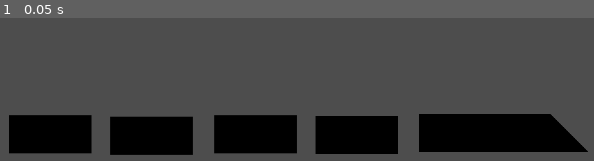
Above: before the commit, frame 1.
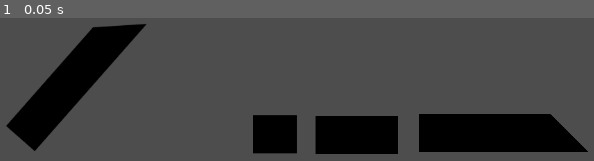
Above: after the commit, the same moment.

Repository: BoyVOL/Bronepoezd
Game: Godot game, scene res://node_2d.tscn
Two runs of this game, one before a commit and one after it. Both use one fixed random seed, a clock stepped at 60 frames per second and the inputs below.
Inputs:
- Up to frame 1 (0.05 s): no input

The runs differ from the first frame. In frame 1, 13% of the frame differs, in the area x 1-43%, y 4-96%.

Commit message:
Подготовка к новой ветке

Diff:
--- a/bronepoezd/node_2d.tscn
+++ b/bronepoezd/node_2d.tscn
@@ -1,7 +1,8 @@
-[gd_scene load_steps=3 format=3 uid="uid://cbvt8evvq6kyy"]
+[gd_scene load_steps=4 format=3 uid="uid://cbvt8evvq6kyy"]
 
 [ext_resource type="Texture2D" uid="uid://b1m5ec1v0smsy" path="res://Loco.bmp" id="1_0e48y"]
 [ext_resource type="Texture2D" uid="uid://dliu7vknq47sn" path="res://Short Vagon.bmp" id="2_epypp"]
+[ext_resource type="PackedScene" uid="uid://43fucttv7y8l" path="res://scene 2.tscn" id="3_epypp"]
 
 [node name="Node2D" type="Node2D"]
 
@@ -24,3 +25,11 @@
 [node name="ShortVagon4" type="Sprite2D" parent="."]
 position = Vector2(220, 341)
 texture = ExtResource("2_epypp")
+
+[node name="SubViewportContainer" type="SubViewportContainer" parent="."]
+offset_right = 40.0
+offset_bottom = 40.0
+
+[node name="SubViewport" type="SubViewport" parent="SubViewportContainer"]
+
+[node name="Node2D" parent="SubViewportContainer/SubViewport" instance=ExtResource("3_epypp")]
--- /dev/null
+++ b/bronepoezd/scene 2.tscn
@@ -0,0 +1,13 @@
+[gd_scene load_steps=2 format=3 uid="uid://43fucttv7y8l"]
+
+[ext_resource type="Texture2D" uid="uid://b1m5ec1v0smsy" path="res://Loco.bmp" id="1_l3ywq"]
+
+[node name="Node2D" type="Node2D"]
+
+[node name="Loco" type="Sprite2D" parent="."]
+position = Vector2(198, 118)
+texture = ExtResource("1_l3ywq")
+
+[node name="Camera2D" type="Camera2D" parent="Loco"]
+rotation = 0.849248
+ignore_rotation = false
